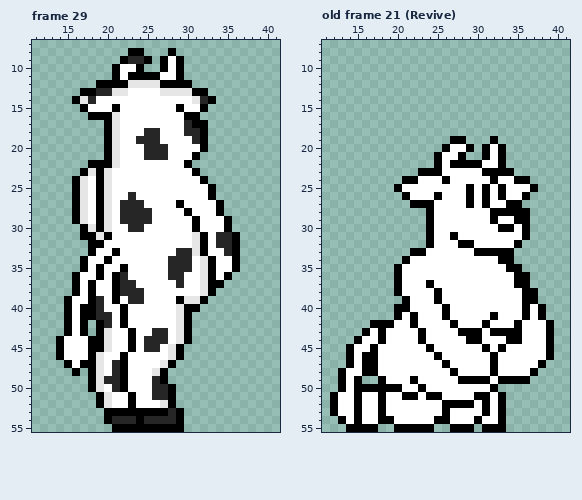
Pixel-art file: TerraGuardian Sprites/Cow Guardian.aseprite. Above, as it was before the edit.
48x56 pixels, 29 frames. Shown: frame 29: x 11..41, y 7..55; old frame 21 (Revive): x 11..41, y 7..55.
New version:
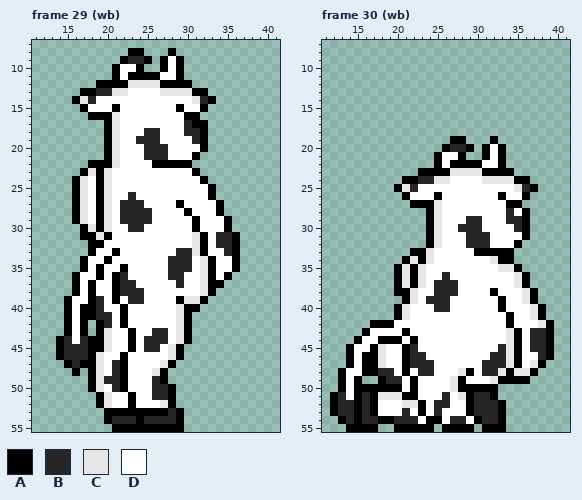
Palette (. is transparent): A #000000  B #262626  C #e6e6e6  D #ffffff
A new or re-ordered frame is compared with the old frame closest to it.
Difference:
frames 29 -> 30
Changed rows in their new state; - is an unchanged pixel.
Frame 29 (wb), layer "Color":
first column x 26:
22 AAAA
first column x 15:
44 B-B
45 BBB
46 BBB
47 -B-
Frame 30 (wb) is new; against old frame 21 (Revive), layers "Color", "White", "Right Foot":
first column x 13:
20 --------------BB----------
23 -------------ACCCC--------
24 ----------BBCC----CCCC----
25 --------CB------D-D-D-CB--
26 ----------------D-D-------
27 ------------C---D-D-------
28 ------------C------DDBD---
29 ------------C---BB-D-BB---
30 ------------C--BBB--DDB---
31 ------------C-D-BBB-------
32 ------------C--DBBB-------
33 -----------C--------------
34 ---------CAC-------C------
35 --------CAC---------CC----
36 --------CAC--B--------C---
37 --------CACDBBB-------C---
38 --------AC--BBB----A---C--
39 ---------C-BBB------A--C--
40 --------C---BB------A--DC-
41 --------CD---D-----D-A-DC-
42 ---------D----D---D--AD--C
43 -----D--A-D----DDD-DDC--BB
44 ------AA-AD-----DD---C--BB
45 -----C--AB-D------D-BCA-BB
46 -----C--ABB-D------BBCA--B
47 -----C--ABBB-D----BBBCA-C-
48 -----BB-A-BB--DCA-BBCACC--
49 ------BB------C-DDDC------
50 ---------AD---CAAAA-------
51 B--BACCC---DDB-CABBA.-----
52 BB-BAD--CCA-BBDD-BBB------
53 BB-BAD--B-A-BD--ABBB------
54 -B-BB--BBB-A-DBB--BB------
55 -------------A------------
